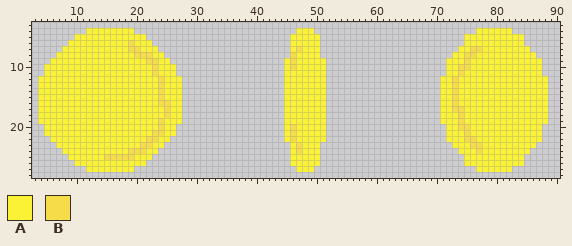
Sprite sheet: assets/coin_sheet.png. This is how it looked before the edit.
The file is 96x32 pixels. Shown: x 3..90, y 3..28.
Palette (. is transparent): A #fbf236  B #f7dc4a
After the commit:
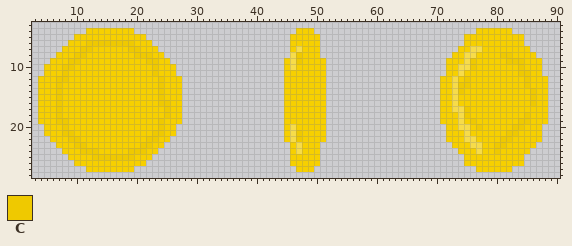
Colours new in this view: C #efc900
Changes in this commit:
{"colour":"A","old":"#fbf236","new":"#f7d000"}
{"y":6,"x":12,"old":"AAAAAAAB","new":"CCCCCCCC"}
{"y":7,"x":11,"old":"AA","new":"CC"}
{"y":7,"x":19,"old":"BB","new":"CC"}
{"y":8,"x":10,"old":"AA","new":"CC"}
{"y":8,"x":20,"old":"BBB","new":"CCC"}
{"y":8,"x":47,"old":"A","new":"C"}
{"y":8,"x":81,"old":"AA","new":"CC"}
{"y":9,"x":9,"old":"AA","new":"CC"}
{"y":9,"x":22,"old":"BB","new":"CC"}
{"y":9,"x":47,"old":"A","new":"C"}
{"y":9,"x":76,"old":"A","new":"C"}
{"y":9,"x":82,"old":"AAA","new":"CCC"}
{"y":10,"x":8,"old":"AA","new":"CC"}
{"y":10,"x":23,"old":"B","new":"C"}
{"y":10,"x":76,"old":"A","new":"C"}
{"y":10,"x":84,"old":"A","new":"C"}
{"y":11,"x":8,"old":"A","new":"C"}
{"y":11,"x":23,"old":"B","new":"C"}
{"y":11,"x":84,"old":"AA","new":"CC"}
{"y":12,"x":7,"old":"AA","new":"CC"}
{"y":12,"x":24,"old":"B","new":"C"}
{"y":12,"x":75,"old":"A","new":"C"}
{"y":12,"x":85,"old":"A","new":"C"}
{"y":13,"x":7,"old":"A","new":"C"}
{"y":13,"x":24,"old":"B","new":"C"}
{"y":13,"x":74,"old":"AA","new":"CC"}
{"y":13,"x":85,"old":"A","new":"C"}
{"y":14,"x":7,"old":"A","new":"C"}
{"y":14,"x":24,"old":"B","new":"C"}
{"y":14,"x":74,"old":"A","new":"C"}
{"y":14,"x":86,"old":"A","new":"C"}
{"y":15,"x":7,"old":"A","new":"C"}
{"y":15,"x":24,"old":"B","new":"C"}
{"y":15,"x":86,"old":"A","new":"C"}
{"y":16,"x":7,"old":"A","new":"C"}
{"y":16,"x":24,"old":"BB","new":"CC"}
{"y":16,"x":86,"old":"A","new":"C"}
{"y":17,"x":7,"old":"A","new":"C"}
{"y":17,"x":25,"old":"B","new":"C"}
{"y":17,"x":75,"old":"A","new":"C"}
{"y":18,"x":7,"old":"A","new":"C"}
{"y":18,"x":25,"old":"B","new":"C"}
{"y":18,"x":75,"old":"A","new":"C"}
{"y":18,"x":85,"old":"A","new":"C"}
{"y":19,"x":7,"old":"AA","new":"CC"}
{"y":19,"x":24,"old":"B","new":"C"}
{"y":19,"x":76,"old":"A","new":"C"}
{"y":19,"x":84,"old":"AA","new":"CC"}
{"y":20,"x":8,"old":"A","new":"C"}
{"y":20,"x":24,"old":"B","new":"C"}
{"y":20,"x":77,"old":"A","new":"C"}
{"y":20,"x":83,"old":"AA","new":"CC"}
{"y":21,"x":8,"old":"AA","new":"CC"}
{"y":21,"x":23,"old":"BB","new":"CC"}
{"y":21,"x":47,"old":"A","new":"C"}
{"y":21,"x":82,"old":"AA","new":"CC"}
{"y":22,"x":9,"old":"AA","new":"CC"}
{"y":22,"x":22,"old":"BB","new":"CC"}
{"y":22,"x":47,"old":"A","new":"C"}
{"y":22,"x":81,"old":"AA","new":"CC"}
{"y":23,"x":10,"old":"AA","new":"CC"}
{"y":23,"x":21,"old":"BB","new":"CC"}
{"y":23,"x":80,"old":"AA","new":"CC"}
{"y":24,"x":11,"old":"AAA","new":"CCC"}
{"y":24,"x":19,"old":"BBB","new":"CCC"}
{"y":24,"x":80,"old":"A","new":"C"}
{"y":25,"x":13,"old":"AABBBBB","new":"CCCCCCC"}
{"label":"changed","picture_box":[38,28,182,172]}
{"label":"changed","picture_box":[284,28,326,172]}
{"label":"changed","picture_box":[440,28,548,172]}
